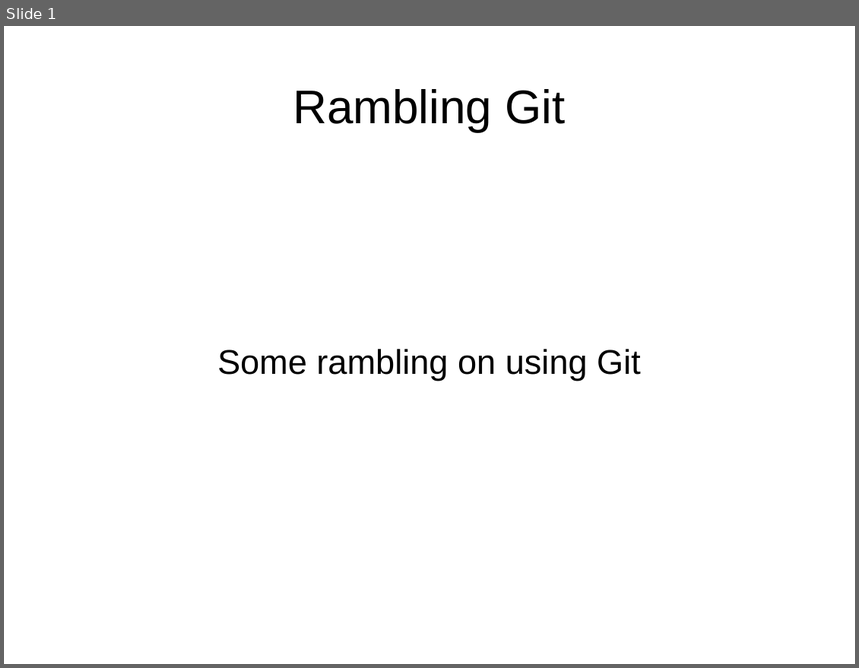
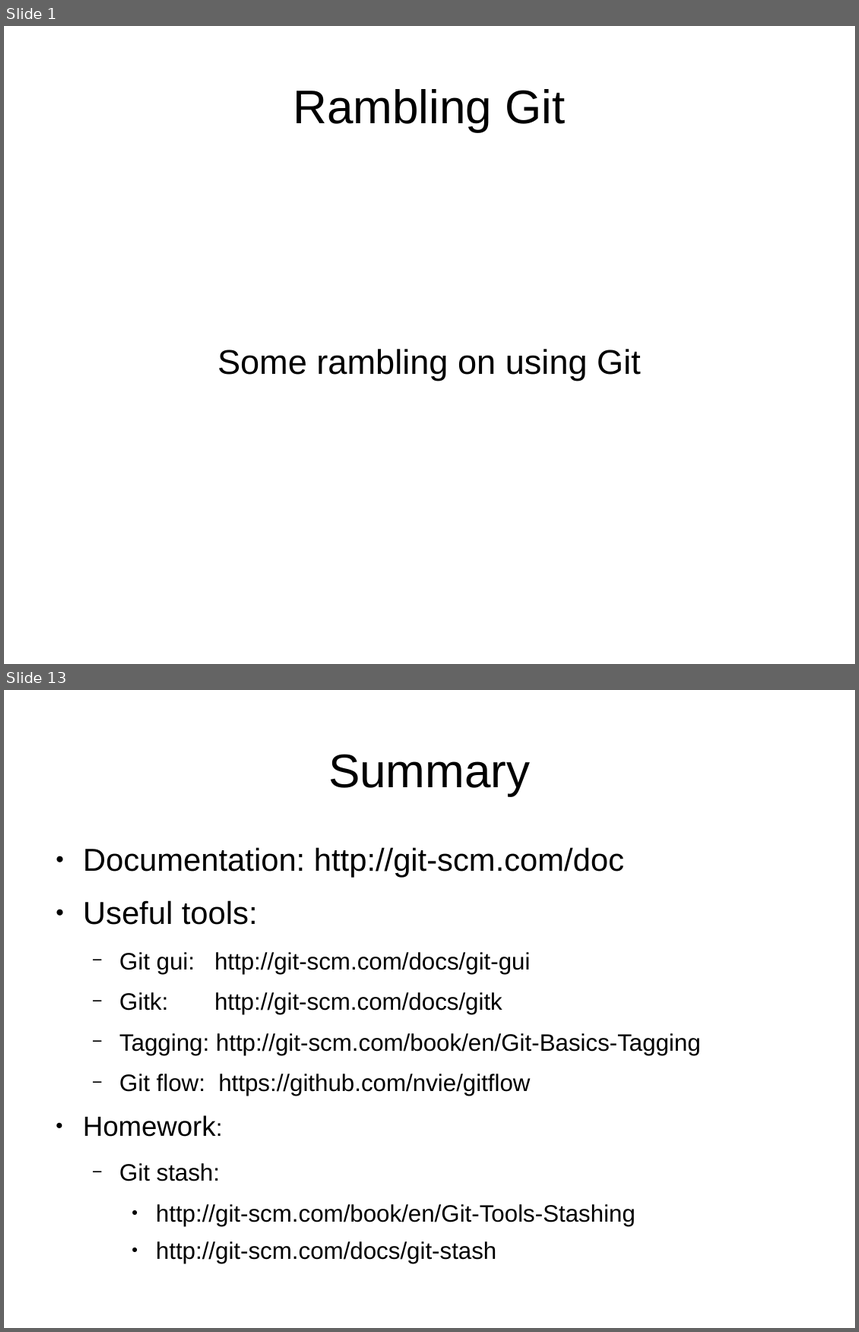
Before and after one commit to warkrug/rambling_git, a slide deck: presentation/ramblings.odp. Shown one above the other, each under a label of ours: slide 1 before the commit, slides 1 and 13 after it; the slides between them are not shown. The pictures are 859x668 and 859x1332 pixels, drawn with LibreOffice and Linux fonts; fonts in the diff are those of the drawing. Boxes give left, top, right and bottom in pixels: in the first picture for what was removed or moved away, otherwise in the second. Text is boxed around its words. In the diff, an @@ line names an element or a change of style, - is before the commit and + after.

```diff
--- a/presentation/ramblings.odp
+++ b/presentation/ramblings.odp
@@ slide 13 added at (4, 690, 855, 1328), background #FFFFFF @@
@@ title added at (329, 754, 530, 796), 44 pt, text #000000 @@
+Summary
@@ text added at (83, 847, 701, 1264), 22.2 pt, text #000000 @@
+● Documentation: http://git-scm.com/doc
+● Useful tools:
+  − Git gui: http://git-scm.com/docs/git-gui
+  − Gitk: http://git-scm.com/docs/gitk
+  − Tagging: http://git-scm.com/book/en/Git-Basics-Tagging
+  − Git flow: https://github.com/nvie/gitflow
+● Homework:
+  − Git stash:
+    ● http://git-scm.com/book/en/Git-Tools-Stashing
+    ● http://git-scm.com/docs/git-stash
```
Also in this commit, not shown: 11 other slides added, 6 other files.
